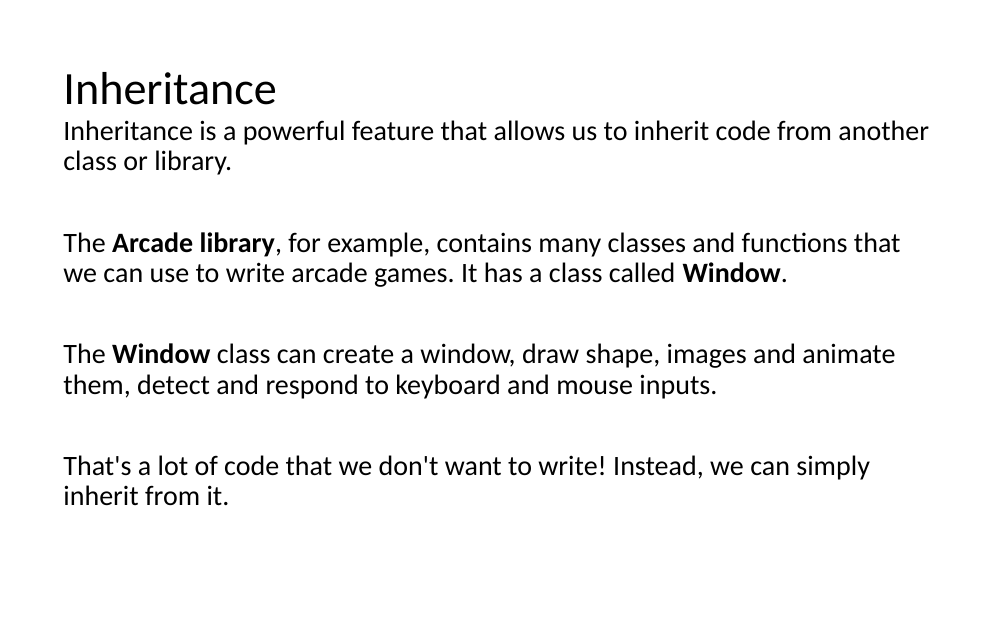
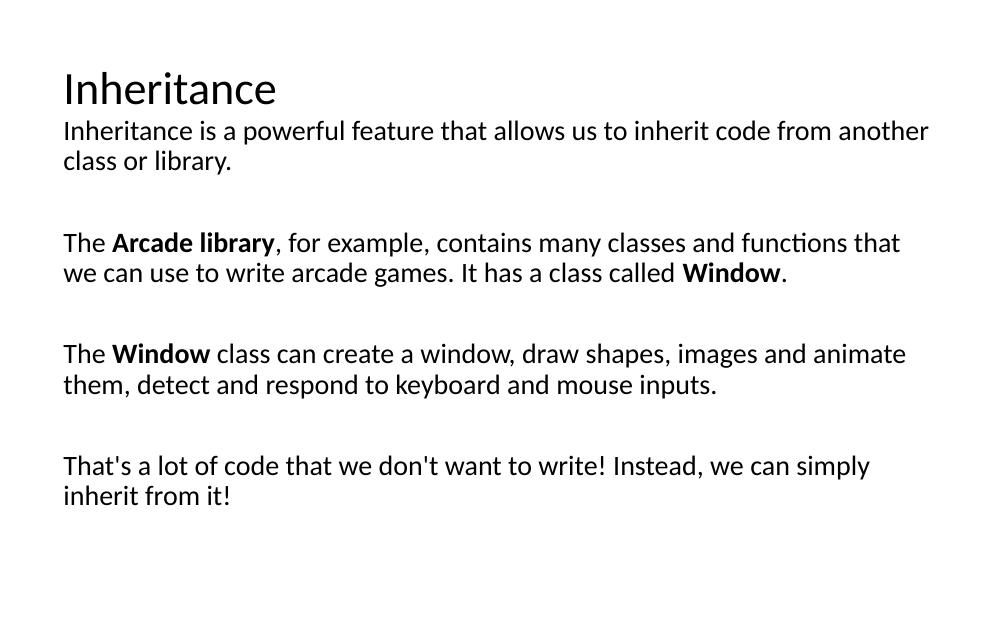
Before and after one commit to LongBaoNguyen/longbaonguyen.github.io, a slide deck: slide 19 of courses/apcsp/lect10.pptx (slide 25 before the commit). Drawn at 1008x630 pixels with LibreOffice and Linux fonts; fonts in the diff are those of the drawing. Boxes give left, top, right and bottom in pixels: in the first picture for what was removed or moved away, otherwise in the second. Text is boxed around its words. In the diff, an @@ line names an element or a change of style, - is before the commit and + after.

```diff
--- a/courses/apcsp/lect10.pptx
+++ b/courses/apcsp/lect10.pptx
@@ text at [63, 343, 906, 506]: text changed @@
-The Window class can create a window, draw shape, images and animate them, detect and respond to keyboard and mouse inputs.
-That's a lot of code that we don't want to write! Instead, we can simply inherit from it.
+The Window class can create a window, draw shapes, images and animate them, detect and respond to keyboard and mouse inputs.
+That's a lot of code that we don't want to write! Instead, we can simply inherit from it!
```
Also in this commit, not shown: 4 other slides changed, 9 slides added, 15 slides removed, 7 other files.
